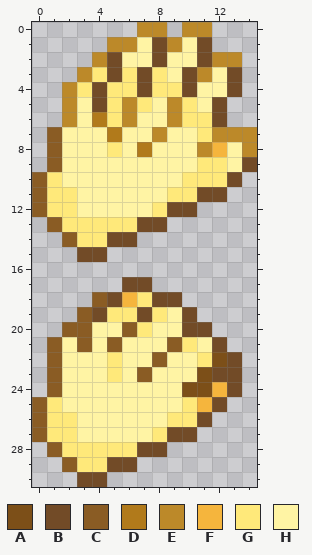
Edited in one commit: pixel-art sprite (Content/Items/Accessories/HandsofLightHand.png). The first picture shows the starting point.
The file is 30x62 pixels, drawn in blocks of 2x2; one block is one cell here.
Palette (. is transparent): A #7c4f18  B #724b27  C #8a5c24  D #b17a1b  E #bc8929  F #f5b53d  G #ffe97a  H #fff4a4
Pixels before, first column x 0:
 0 .......EE.EE...
 1 .....EEHBEHB...
 2 ....EBHHBHHBEE.
 3 ...EGBGBGHBEHB.
 4 ..EGBGGBGGBHHB.
 5 ..EHBGEGHEGHB..
 6 ..EHDGEHHEGGB..
 7 .CHHHDHHEHHGEEE
 8 .CHHHGHDHHHEFHE
 9 .CHHHHHHHHHGGHB
10 CGHHHHHHHHGGGB.
11 CGGHHHHHHGGBB..
12 CGGHHHHHGBB....
13 .CGGGGGBB......
14 ..CGGBB........
15 ...BB..........
16 ...............
17 ......BB.......
18 ....CBFGBB.....
19 ...CBGGBGHB....
20 ..CCHHCGHHBB...
21 .CHCHCHHHCGHB..
22 .CHHHGHHCHHGAB.
23 .CHHHGHCHHHABB.
24 .CHHHHHHHHAAFB.
25 CGHHHHHHHHGFB..
26 CGGHHHHHHGGB...
27 CGGHHHHHGBB....
28 .CGGGGGBB......
29 ..CGGBB........
30 ...BB..........
New version:
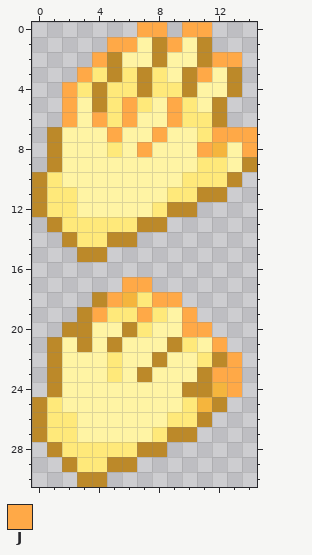
Colours new in this view: J #ffa947
The edit:
The author changed colour A to colour E in row 22 at x 12; in row 23 at x 11; in row 24 at x 10 to 11.
The author changed colour B to colour E in row 1 at x 8 and 11; in row 2 at x 5, 8 and 11; in row 3 at x 5, 7, 10 and 13; in row 4 at x 4, 7, 10 and 13; in row 5 at x 4 and 12; in row 6 at x 12.
The author changed colour B to colour E in row 9 at x 14; in row 10 at x 13; in row 11 at x 11 to 12; in row 12 at x 9 to 10; in row 13 at x 7 to 8; in row 14 at x 5 to 6.
The author changed colour B to colour E in row 15 at x 3 to 4; in row 25 at x 12; in row 26 at x 11; in row 27 at x 9 to 10; in row 28 at x 7 to 8; in row 29 at x 5 to 6.
The author changed colour B to colour E in row 30 at x 3 to 4.
The author changed colour C to colour E in rows 7 to 9 at x 1; in rows 10 to 12 at x 0; in row 13 at x 1; in row 14 at x 2; in row 18 at x 4; in row 19 at x 3.
The author changed colour C to colour E in row 20 at x 2 to 3 and 6; in row 21 at x 1, 3, 5 and 9; in row 22 at x 1 and 8; in row 23 at x 1 and 7; in row 24 at x 1; in rows 25 to 27 at x 0.
The author changed colour C to colour E in row 28 at x 1; in row 29 at x 2.
The author changed colour B to colour J in row 17 at x 6 to 7; in row 18 at x 5 and 8 to 9; in row 19 at x 4, 7 and 10; in row 20 at x 10 to 11; in row 21 at x 12; in row 22 at x 13.
The author changed colour B to colour J in row 23 at x 12 to 13; in row 24 at x 13.
The author changed colour D to colour J in row 6 at x 4; in row 7 at x 5; in row 8 at x 7.
The author changed colour E to colour J in row 0 at x 7 to 8 and 10 to 11; in row 1 at x 5 to 6 and 9; in row 2 at x 4 and 12 to 13; in row 3 at x 3 and 11; in row 4 at x 2; in rows 5 to 6 at x 2, 6 and 9.
The author changed colour E to colour J in row 7 at x 8 and 12 to 14; in row 8 at x 11 and 14.
